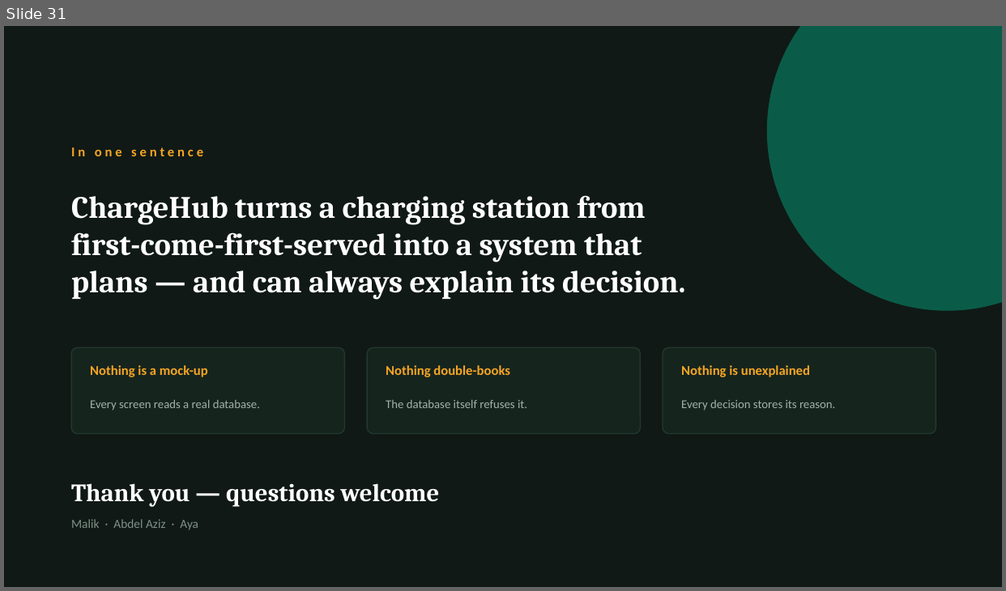
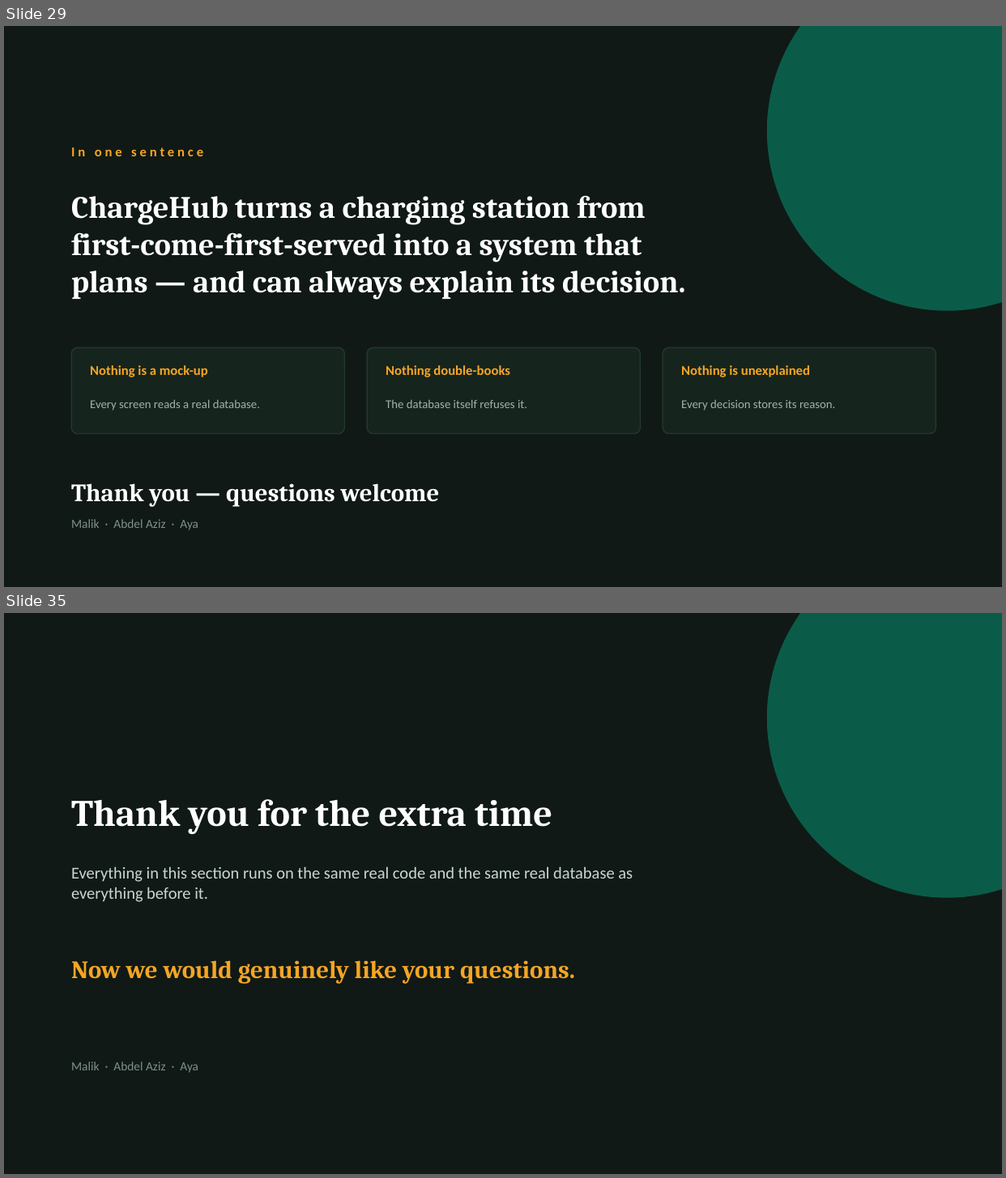
Before and after one commit to AyaSulyman/EVCharging-System, a slide deck: docs/presentation/ChargeHub-Presentation.pptx. Shown one above the other, each under a label of ours: slide 31 before the commit, slides 29 and 35 after it; the slides between them are not shown. The pictures are 1006x591 and 1006x1178 pixels, drawn with LibreOffice and Linux fonts; fonts in the diff are those of the drawing. Boxes give left, top, right and bottom in pixels: in the first picture for what was removed or moved away, otherwise in the second. Text is boxed around its words. In the diff, an @@ line names an element or a change of style, - is before the commit and + after.

```diff
--- a/docs/presentation/ChargeHub-Presentation.pptx
+++ b/docs/presentation/ChargeHub-Presentation.pptx
@@ slide 35 added at [4, 613, 1002, 1174], background #101915 @@
@@ ellipse added at [768, 613, 1002, 897], fill #0A5C48, outline #0A5C48 1 pt @@
@@ text added at [71, 799, 552, 834], 36 pt, text #FFFFFF, bold @@
+Thank you for the extra time
@@ text added at [71, 867, 633, 902], 16 pt, text #C9D6D0 @@
+Everything in this section runs on the same real code and the same real database as everything before it.
@@ text added at [71, 960, 575, 984], 24 pt, text #F5A524, bold @@
+Now we would genuinely like your questions.
@@ text added at [71, 1062, 198, 1073], 12 pt, text #7E918A @@
+Malik · Abdel Aziz · Aya
@@ what was slide 31 is now slide 29 @@
```
Also in this commit, not shown: 2 slides changed, 3 other slides added.
